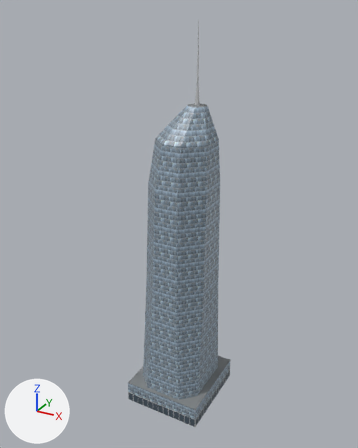
The glTF model assets/buildings/nyc/bank_of_america_tower.glb as it was, and as the next commit left it.
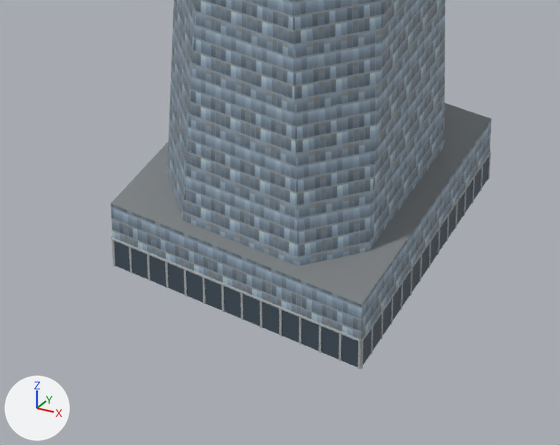
Each version is shown whole from a 50 mm lens placed at (201.0, -369.0, 376.0), pointed at (-3.0, 2.0, 191.0), then close up on the part from 27% to 70% of the width and 73% to 100% of the height. Every picture has the same lights, and +X, +Y and +Z are marked at lower left. The last two pictures show the newer version. Where no turn or scale is listed for an object, it has been applied to the vertices. Vertices at exactly the same position are counted once.

Objects in the first close-up: 'bank_of_america_tower'.
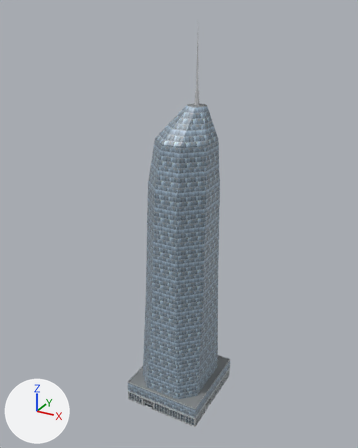
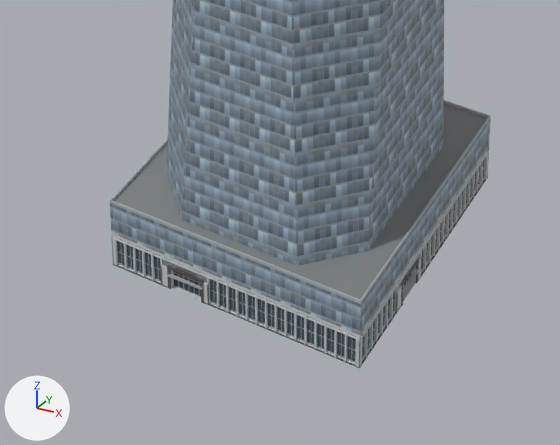
Boxes (x1, y1, x2, y2) around the edits, measured in the close-ups (560 x 445 px):
'bank_of_america_tower', reshaped
    before: (111, 0, 492, 369)
    after: (110, 0, 491, 368)
part 1 of me_bank_of_america_tower, deleted
    before: (147, 166, 483, 361)
part 2 of me_bank_of_america_tower, cut back
    before: (111, 152, 491, 369)
    after: (110, 100, 491, 368)
part 3 of me_bank_of_america_tower, surface changed
    before: (112, 239, 348, 336)
    after: (113, 236, 359, 337)

Diff of the bpy script that builds the scene:
```diff
--- a/assets/buildings/nyc/bank_of_america_tower.glb.py
+++ b/assets/buildings/nyc/bank_of_america_tower.glb.py
@@ me_bank_of_america_tower @@
 # used by ob_bank_of_america_tower; location = (0.0, 0.0, 183.0)
-me_bank_of_america_tower.from_pydata(...)  # 584 vertices, 760 faces; spans x -39.0..39.0, y -42.0..42.0, z -183.0..183.0
+me_bank_of_america_tower.from_pydata(...)  # 3916 vertices, 4210 faces; spans x -39.0..39.0, y -43.0..43.0, z -183.0..183.0
+# me_bank_of_america_tower part 1: 29 loose pieces with 232 vertices, spanning x -27.0..39.0, y -42.0..42.0, z -183.0..-173.0, are deleted
+# me_bank_of_america_tower part 2: 82 vertices moved from x -39.0..39.0, y -42.0..42.0, z -183.0..-173.0 to x -39.0..39.0, y -42.0..43.0, z -183.0..-172.0; 76 vertices removed from x -39.0..39.0, y -42.0..42.0, z -183.0..-173.0; 3640 vertices added at x -39.0..39.0, y -43.0..43.0, z -183.0..-160.0
+# me_bank_of_america_tower part 3: 30 kept faces spanning x -39.0..39.0, y -42.0..42.0, z -183.0..-172.0 get new texture (UV) coordinates
+# other edits to the shape of me_bank_of_america_tower do not show in these pictures
 me_bank_of_america_tower.materials.append(mat_boa)
```
